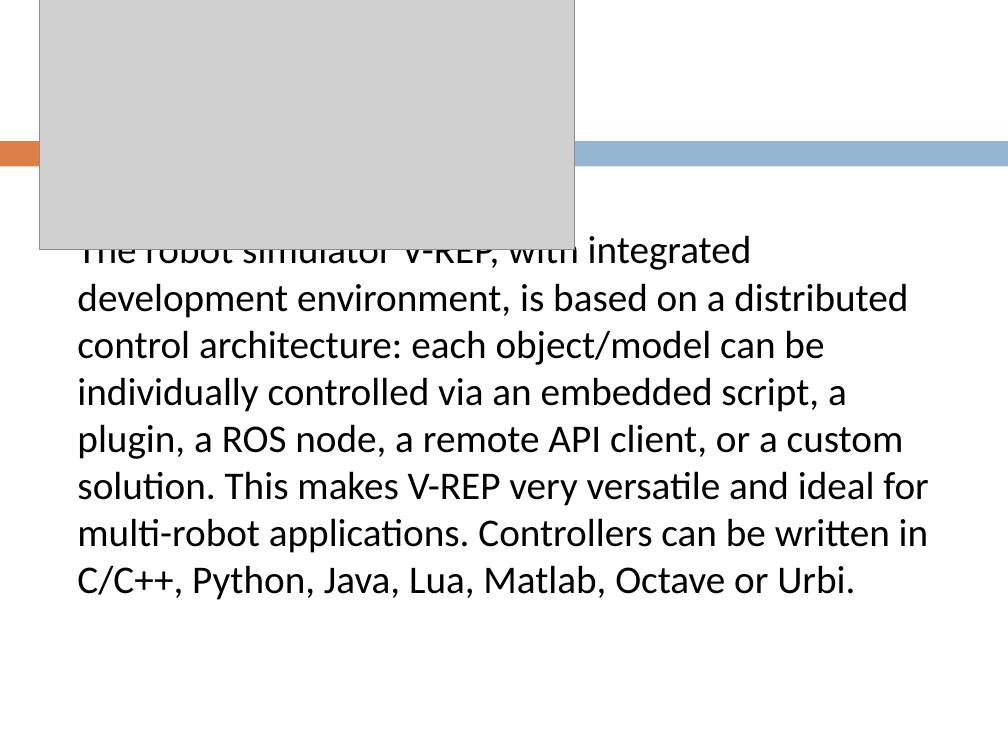
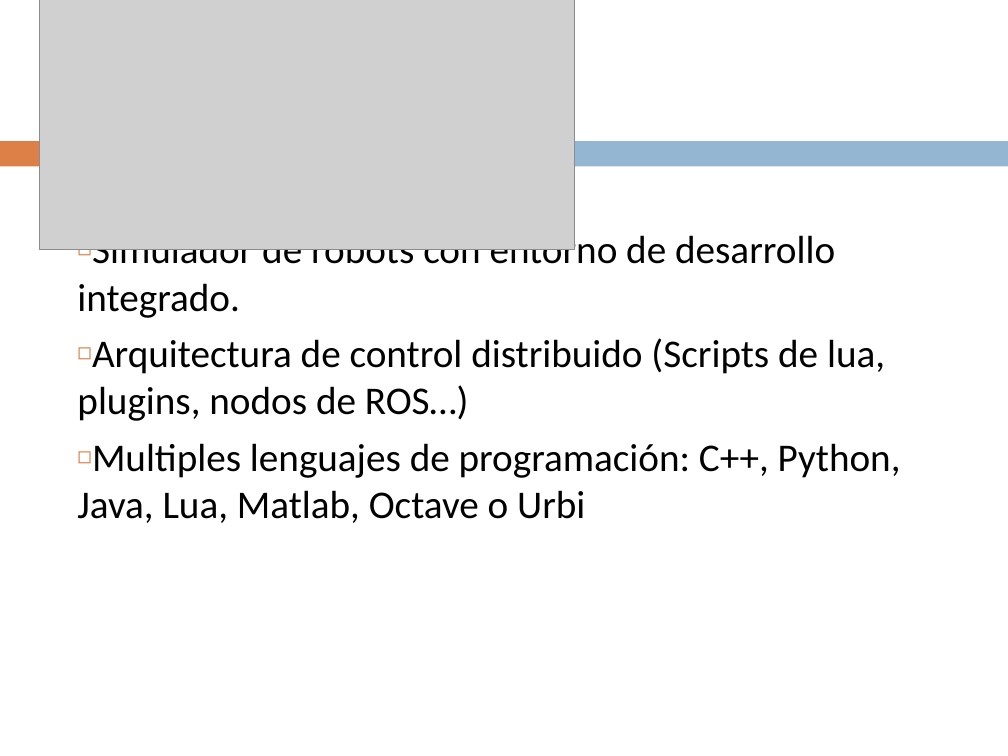
Before and after one commit to Bardo91/PFC, a slide deck: slide 8 of presentation.pptx (slide 9 before the commit). Drawn at 1008x756 pixels with LibreOffice and Linux fonts; fonts in the diff are those of the drawing; grey boxes stand for pictures. Boxes give left, top, right and bottom in pixels: in the first picture for what was removed or moved away, otherwise in the second. Text is boxed around its words. In the diff, an @@ line names an element or a change of style, - is before the commit and + after.

```diff
--- a/presentation.pptx
+++ b/presentation.pptx
@@ text at (x1=77, y1=231, x2=901, y2=523): text changed @@
-The robot simulator V-REP, with integrated development environment, is based on a distributed control architecture: each object/model can be individually controlled via an embedded script, a plugin, a ROS node, a remote API client, or a custom solution. This makes V-REP very versatile and ideal for multi-robot applications. Controllers can be written in C/C++, Python, Java, Lua, Matlab, Octave or Urbi.
+◻ Simulador de robots con entorno de desarrollo integrado.
+◻ Arquitectura de control distribuido (Scripts de lua, plugins, nodos de ROS…)
+◻ Multiples lenguajes de programación: C++, Python, Java, Lua, Matlab, Octave o Urbi
```
Also in this commit, not shown: 3 other slides changed, 3 slides added, 4 slides removed.
